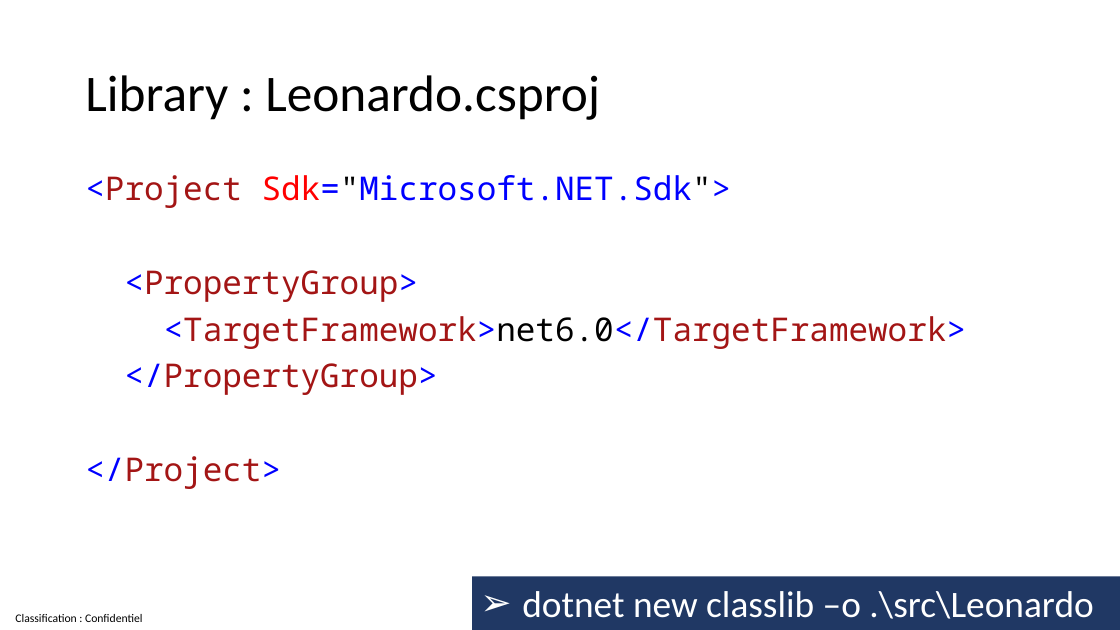
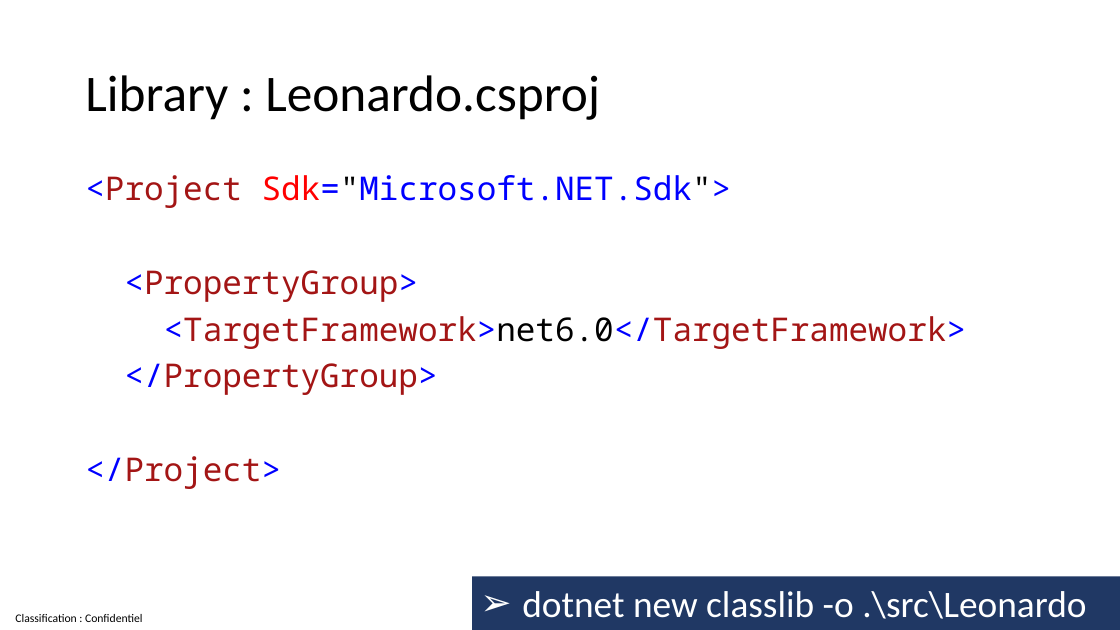
Before and after one commit to guillaume-chervet/course.dotnet, a slide deck: slide 93 of documentations/dotnet6.pptx. Drawn at 1120x630 pixels with LibreOffice and Linux fonts; fonts in the diff are those of the drawing. Boxes give left, top, right and bottom in pixels: in the first picture for what was removed or moved away, otherwise in the second. Text is boxed around its words. In the diff, an @@ line names an element or a change of style, - is before the commit and + after.

```diff
--- a/documentations/dotnet6.pptx
+++ b/documentations/dotnet6.pptx
@@ text in rectangle at (522, 591, 1086, 619): text changed @@
-➢ dotnet new classlib –o .\src\Leonardo
+➢ dotnet new classlib -o .\src\Leonardo
```
Also in this commit, not shown: 4 other slides changed.
